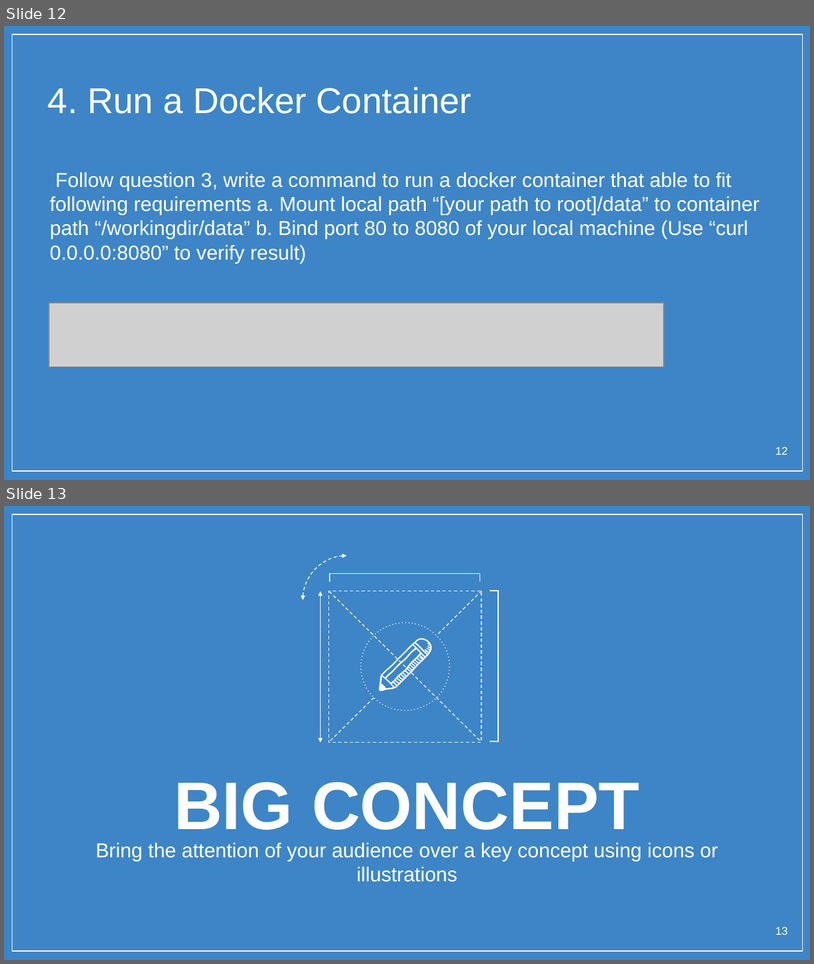
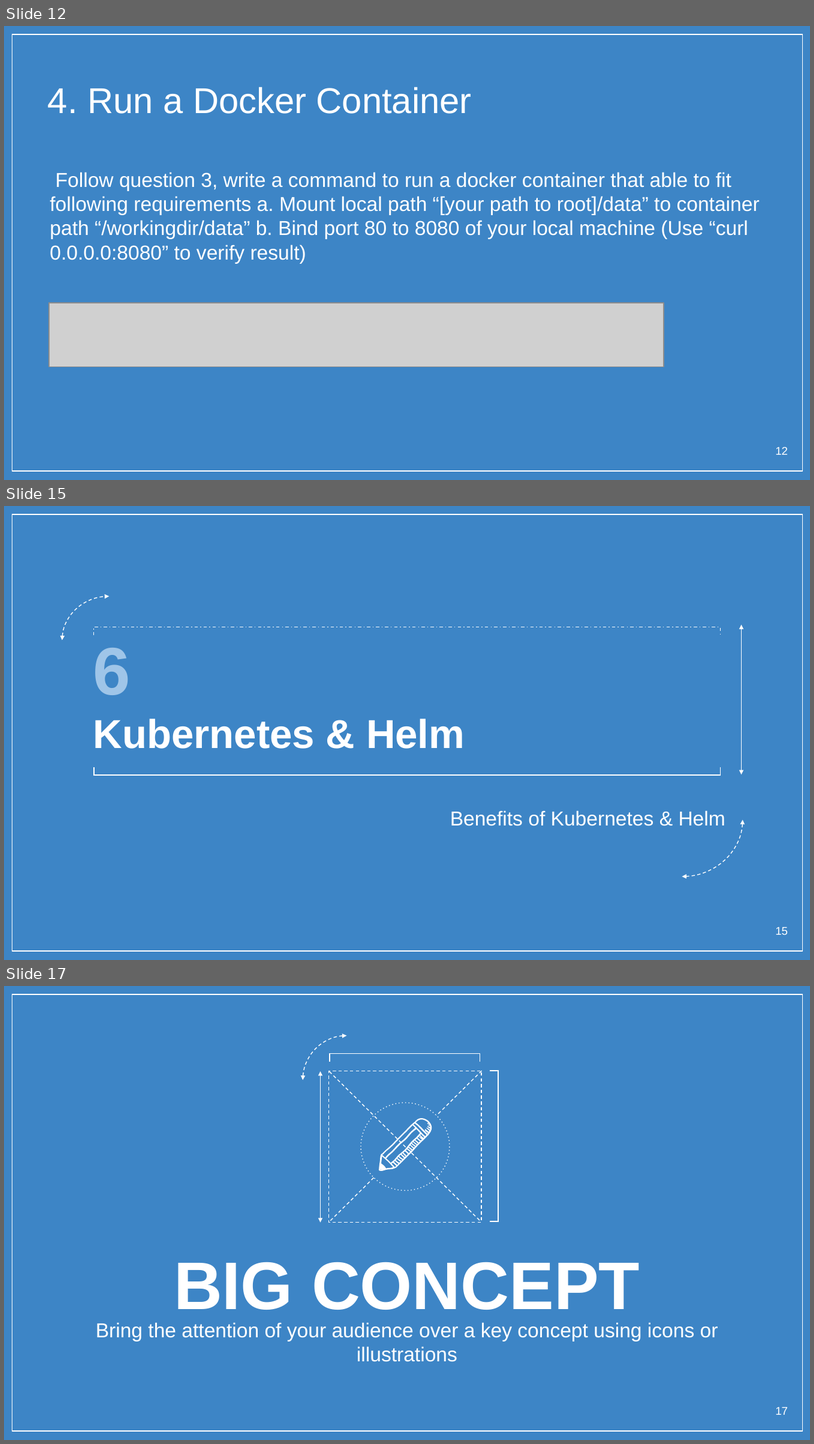
Before and after one commit to BrianChen0527/postgreSQL, a slide deck: ASUS_Docker_bootcamp/Docker Quiz.pptx. Shown one above the other, each under a label of ours: slides 12 and 13 before the commit, slides 12, 15 and 17 after it; the slides between them are not shown. The pictures are 814x964 and 814x1444 pixels, drawn with LibreOffice and Linux fonts; fonts in the diff are those of the drawing; grey boxes stand for pictures; background and template pictures are left out. Boxes give left, top, right and bottom in pixels: in the first picture for what was removed or moved away, otherwise in the second. Text is boxed around its words. In the diff, an @@ line names an element or a change of style, - is before the commit and + after.

Commit message:
working on Kubernetes

```diff
--- a/ASUS_Docker_bootcamp/Docker Quiz.pptx
+++ b/ASUS_Docker_bootcamp/Docker Quiz.pptx
@@ slide 15 added at [4,506,810,960], background picture (left out); not listed: 1 template element that a slide beside it also shows @@
@@ arc (boxed as its full ellipse) added at [62,597,156,684], outline #FFFFFF 0.75 pt dashed @@
@@ freeform shape added at [94,627,720,636], outline #FFFFFF 0.75 pt dashed @@
@@ double arrow added from (742, 625) to (742, 775), #FFFFFF 0.75 pt @@
@@ title added at [93,648,465,748], 36 pt, text #FFFFFF, bold @@
+6
+Kubernetes & Helm
@@ freeform shape added at [94,767,720,775], outline #FFFFFF 0.75 pt @@
@@ arc (boxed as its full ellipse) added at [622,763,743,877], outline #FFFFFF 0.75 pt dashed @@
@@ subtitle added at [450,810,726,826], 18 pt, text #FFFFFF @@
+Benefits of Kubernetes & Helm
@@ page number added at [776,927,788,934], 10 pt, text #FFFFFF @@
+15
@@ what was slide 13 is now slide 17 @@
@@ page number at [776,1407,788,1414]: text changed @@
-13
+17
```
Also in this commit, not shown: 5 slides changed, 3 other slides added.
